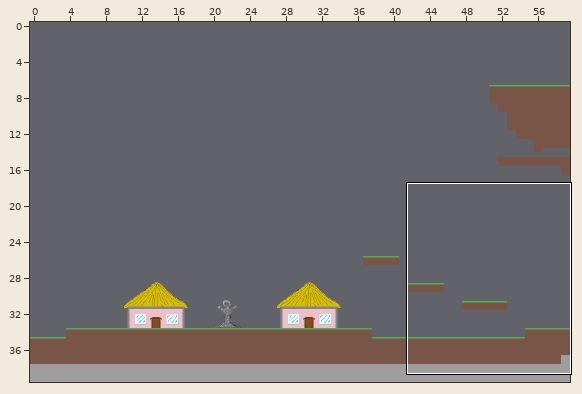
Two states of a Tiled map, maps/1.tmx. The first picture is a wide view before the edit; the outline marks the close-up.
Close-up. Old version:
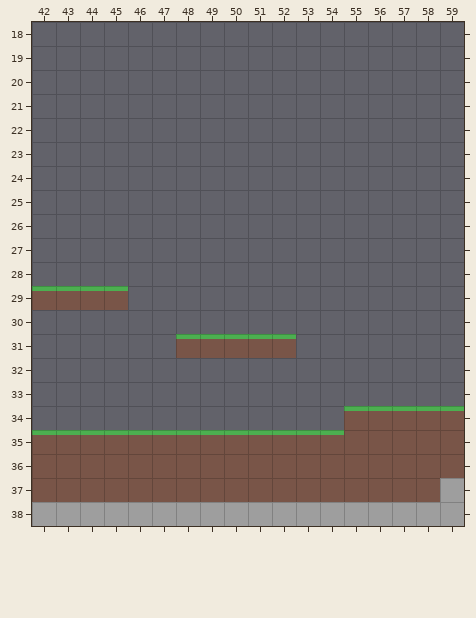
Cells are 16x16 px. Shown: x 42..59, y 18..38. The commit also changed other parts of the map, which this record leaves out.
After the commit:
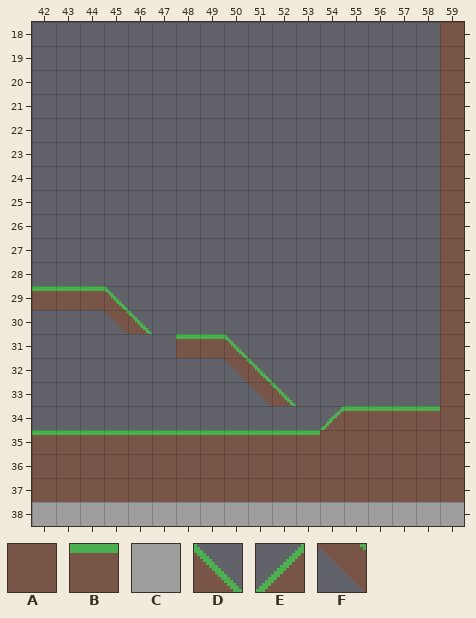
Key: from "Testing Tiles": A 4 "Dirt", B 5 "Grass", C 6 "Stone", D 12 "GrassSlopeDown", E 13 "GrassSlopeUp", F 16 "GrassSlopeDownBottom".
_ is an empty cell.
From old to new:
Layer "Platforms":
y 18..28: x 59 _ -> A
y 29: x 45 B -> D; x 59 _ -> A
y 30: x 45..46 __ -> FD; x 59 _ -> A
y 31: x 50..52 BBB -> D__; x 59 _ -> A
y 32: x 50..51 __ -> FD; x 59 _ -> A
y 33: x 51..52 __ -> FD; x 59 _ -> A
y 34: x 54 _ -> E; x 59 B -> A
y 35: x 54 B -> A
y 37: x 59 C -> A
